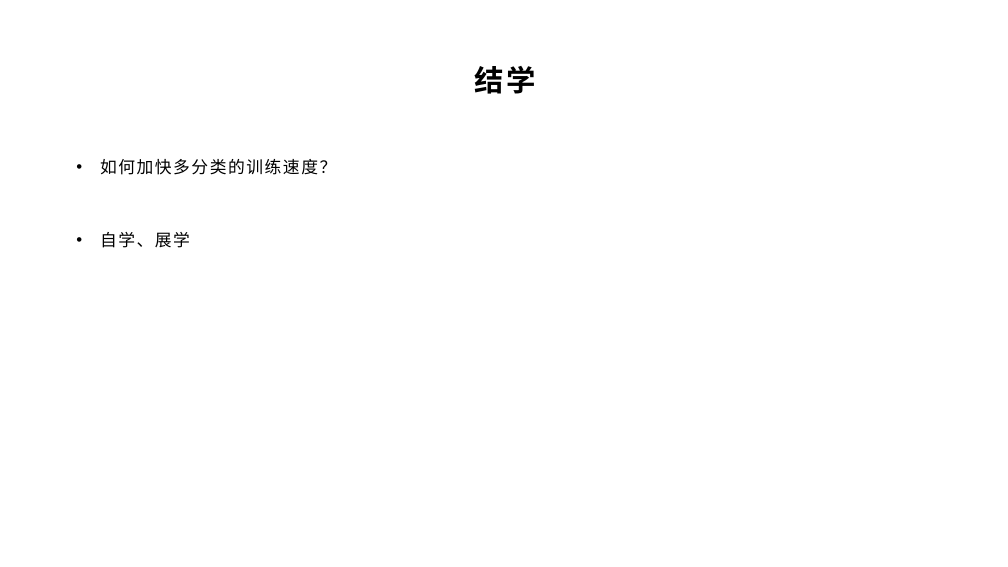
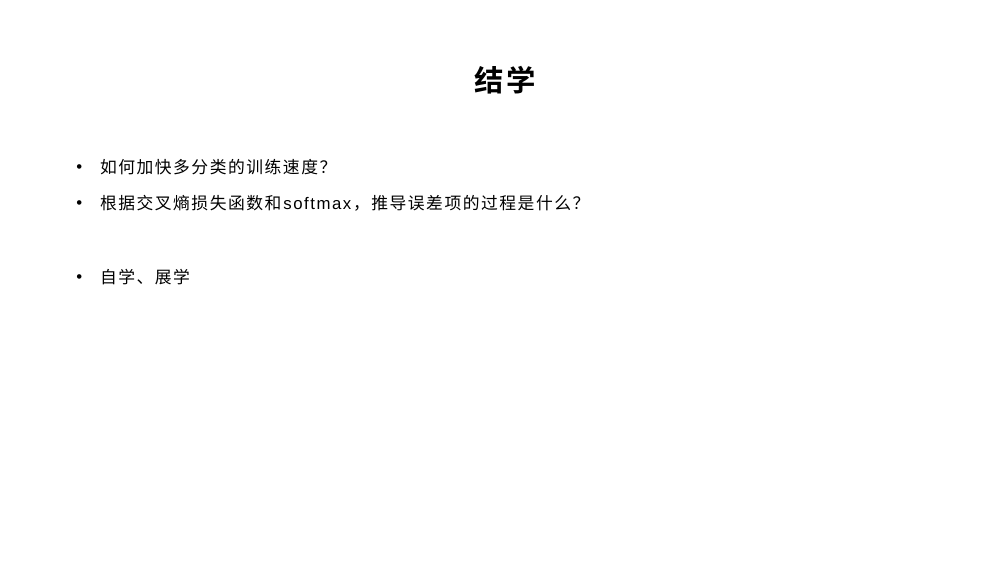
Before and after one commit to yyc-git/DeepLearningEdu, a slide deck: slide 21 of lessons/6_softmax/ppt/使用交叉熵损失函数和Softmax激活函数.pptx (slide 23 before the commit). Drawn at 1008x567 pixels with LibreOffice and Linux fonts; fonts in the diff are those of the drawing; background and template pictures are left out. Boxes give left, top, right and bottom in pixels: in the first picture for what was removed or moved away, otherwise in the second. Text is boxed around its words. In the diff, an @@ line names an element or a change of style, - is before the commit and + after.

```diff
--- a/lessons/6_softmax/ppt/使用交叉熵损失函数和Softmax激活函数.pptx
+++ b/lessons/6_softmax/ppt/使用交叉熵损失函数和Softmax激活函数.pptx
@@ text at [100,195,589,211]: paragraph added @@
+• 根据交叉熵损失函数和softmax，推导误差项的过程是什么？
```
Also in this commit, not shown: 4 other slides changed, 2 slides removed, 3 other files.
